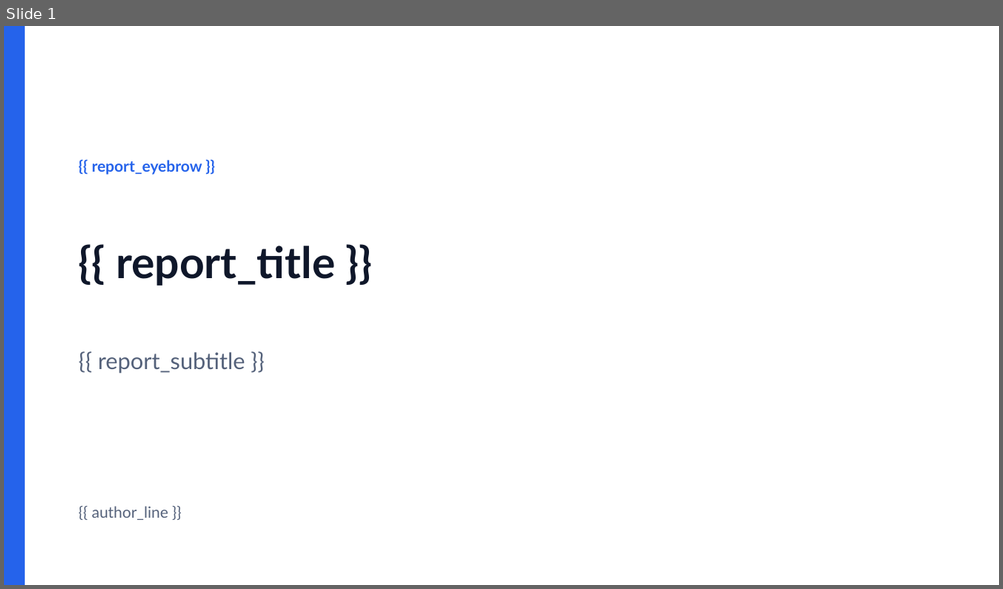
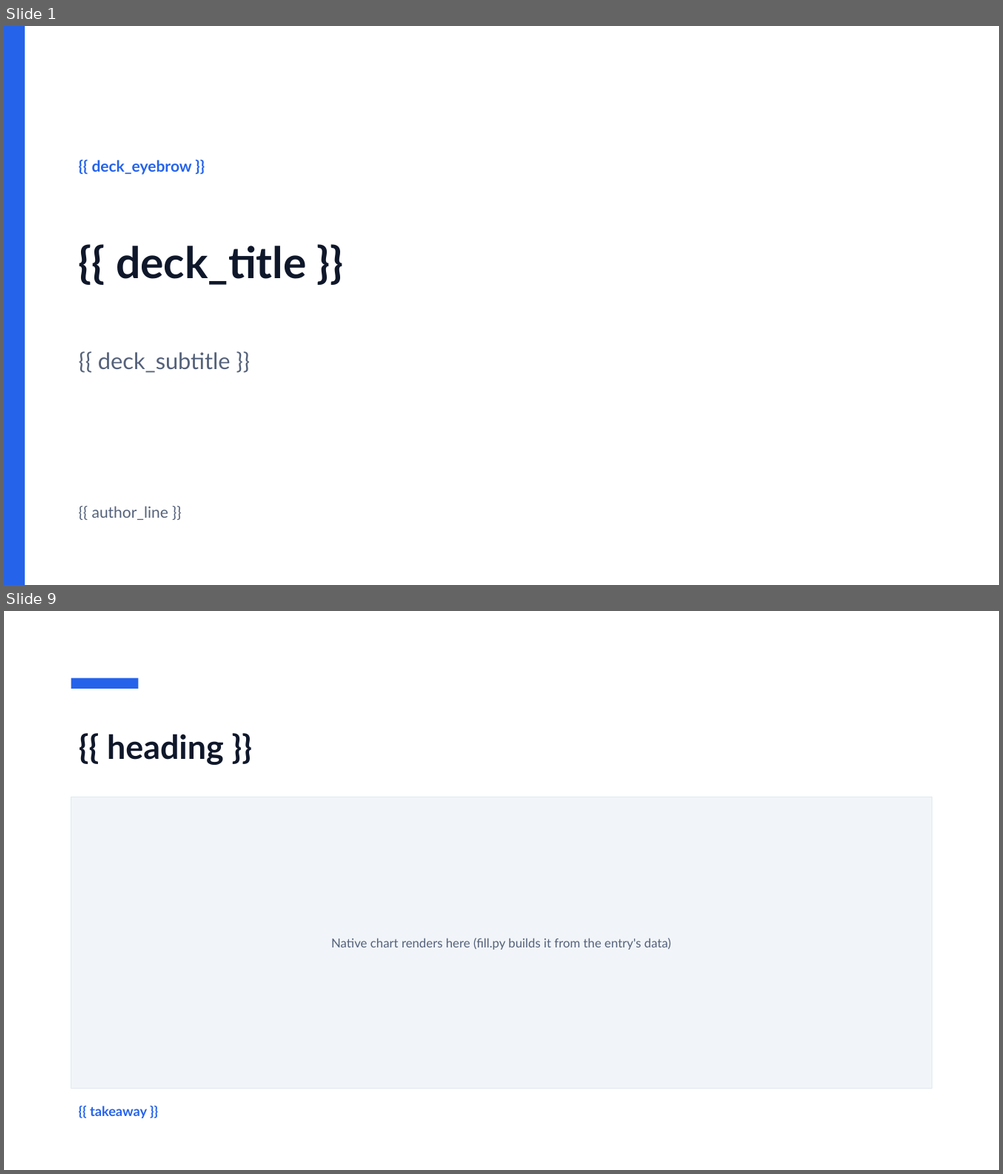
Before and after one commit to DolfusNegunda/doc_skills, a slide deck: building-document-templates/registry/_builtin/exec_update/template.pptx. Shown one above the other, each under a label of ours: slide 1 before the commit, slides 1 and 9 after it; the slides between them are not shown. The pictures are 1003x589 and 1003x1174 pixels, drawn with LibreOffice and Linux fonts; fonts in the diff are those of the drawing. Boxes give left, top, right and bottom in pixels: in the first picture for what was removed or moved away, otherwise in the second. Text is boxed around its words. In the diff, an @@ line names an element or a change of style, - is before the commit and + after.

```diff
--- a/building-document-templates/registry/_builtin/exec_update/template.pptx
+++ b/building-document-templates/registry/_builtin/exec_update/template.pptx
@@ slide 9 added at (4,611,999,1170), background #FFFFFF @@
@@ rectangle added at (71,678,138,689), fill #2563EB @@
@@ title added at (107,734,224,765), 32 pt, text #0F172A, bold @@
+{{ heading }}
@@ rectangle added at (71,797,931,1088), fill #F1F5F9, outline #E2E8F0 0.75 pt, 12 pt, text #54617A @@
+Native chart renders here (fill.py builds it from the entry's data)
@@ text added at (90,1106,147,1119), 13 pt, text #2563EB, bold @@
+{{ takeaway }}
@@ slide 1 changed as well @@
@@ text at (92,160,192,175): text changed @@
-{{ report_eyebrow }}
+{{ deck_eyebrow }}
@@ title at (116,246,307,285): text changed @@
-{{ report_title }}
+{{ deck_title }}
@@ text at (98,352,230,373): text changed @@
-{{ report_subtitle }}
+{{ deck_subtitle }}
```
Also in this commit, not shown: 3 other slides changed, 9 other slides added, 3 slides removed, 13 other files.
